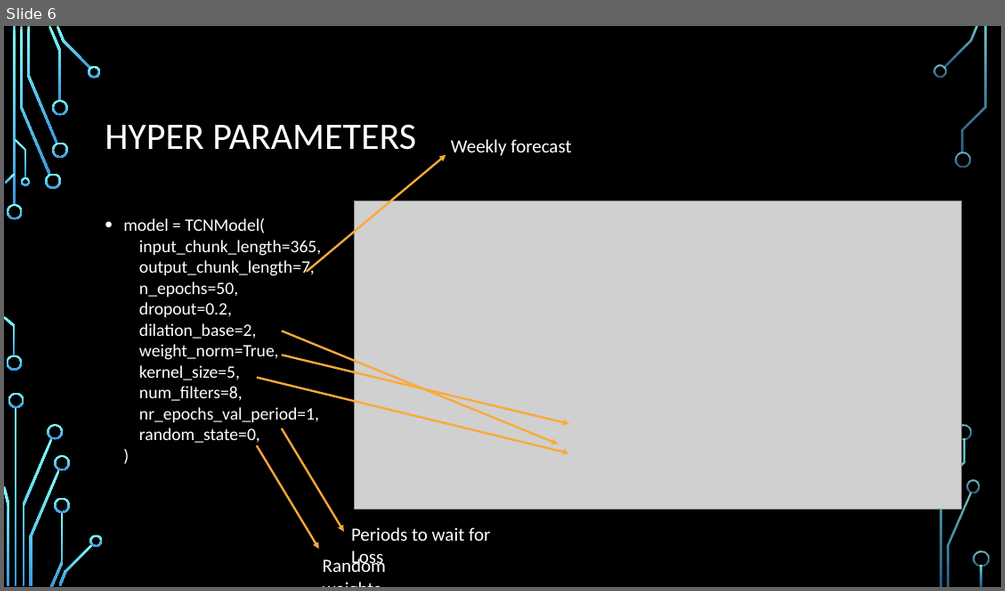
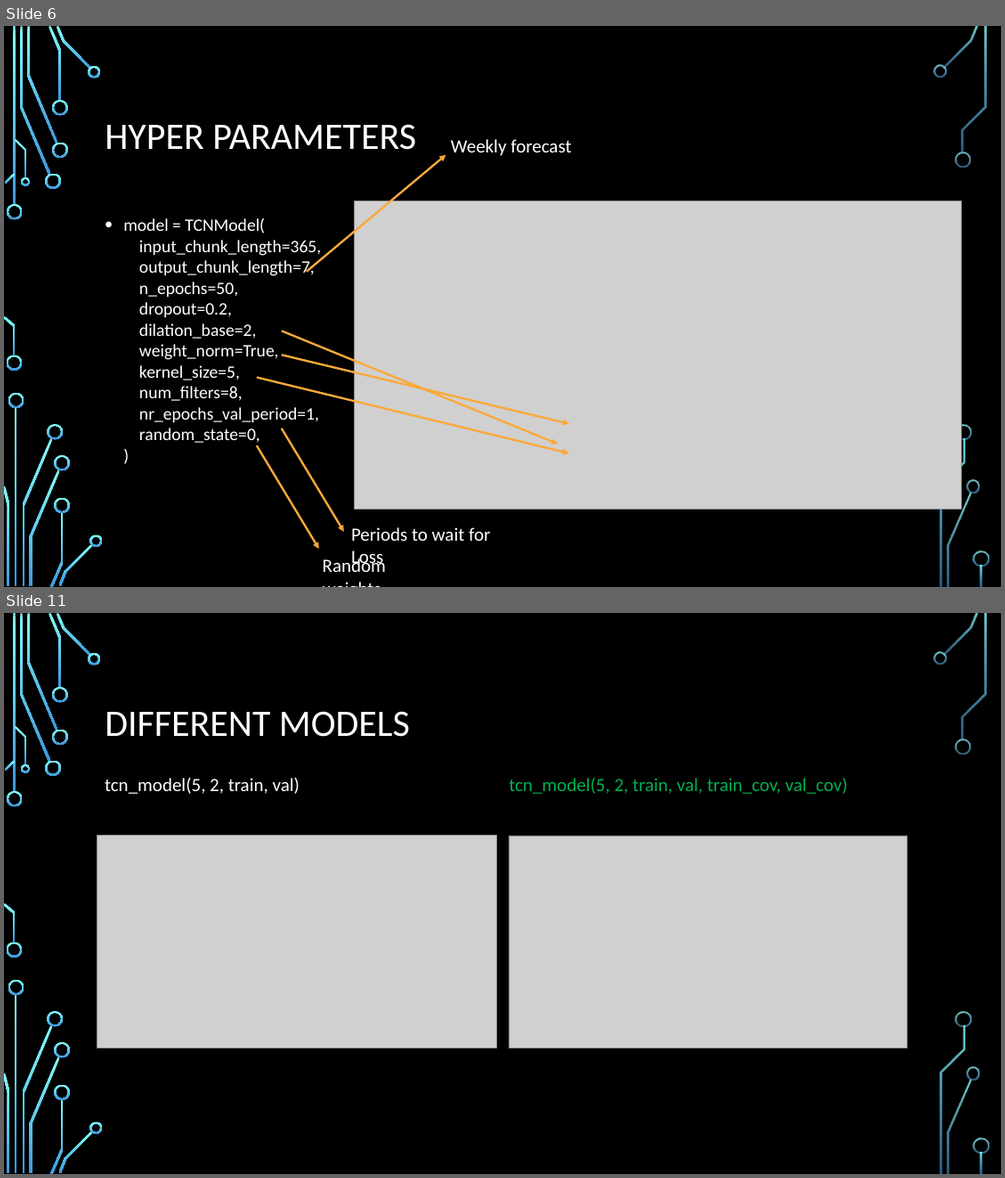
Before and after one commit to shawnmccarthy/temporal, a slide deck: mccarthy-shawn_slides.pptx. Shown one above the other, each under a label of ours: slide 6 before the commit, slides 6 and 11 after it; the slides between them are not shown. The pictures are 1005x591 and 1005x1178 pixels, drawn with LibreOffice and Linux fonts; fonts in the diff are those of the drawing; grey boxes stand for pictures; background and template pictures are left out. Boxes give left, top, right and bottom in pixels: in the first picture for what was removed or moved away, otherwise in the second. Text is boxed around its words. In the diff, an @@ line names an element or a change of style, - is before the commit and + after.

```diff
--- a/mccarthy-shawn_slides.pptx
+++ b/mccarthy-shawn_slides.pptx
@@ slide 11 added at <box>4,613,1001,1174</box>, background picture (left out); not listed: 36 template elements that a slide beside it also shows @@
@@ title added at <box>105,711,410,737</box>, 36 pt, text #FFFFFF @@
+DIFFERENT MODELS
@@ text added at <box>105,778,299,794</box>, 18 pt, text #FFFFFF @@
+tcn_model(5, 2, train, val)
@@ text added at <box>509,778,848,794</box>, 18 pt, text #00B050 @@
+tcn_model(5, 2, train, val, train_cov, val_cov)
@@ picture added at <box>97,835,497,1047</box> @@
@@ picture added at <box>509,835,907,1048</box> @@
```
Also in this commit, not shown: 3 slides changed, 5 other slides added, 4 other files.
